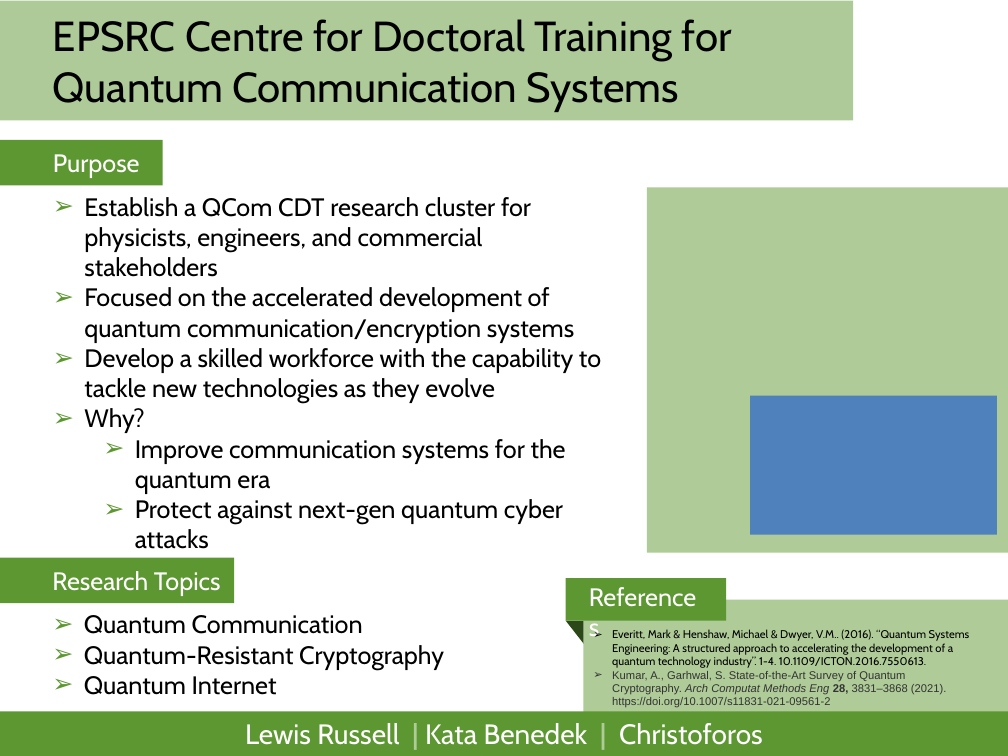
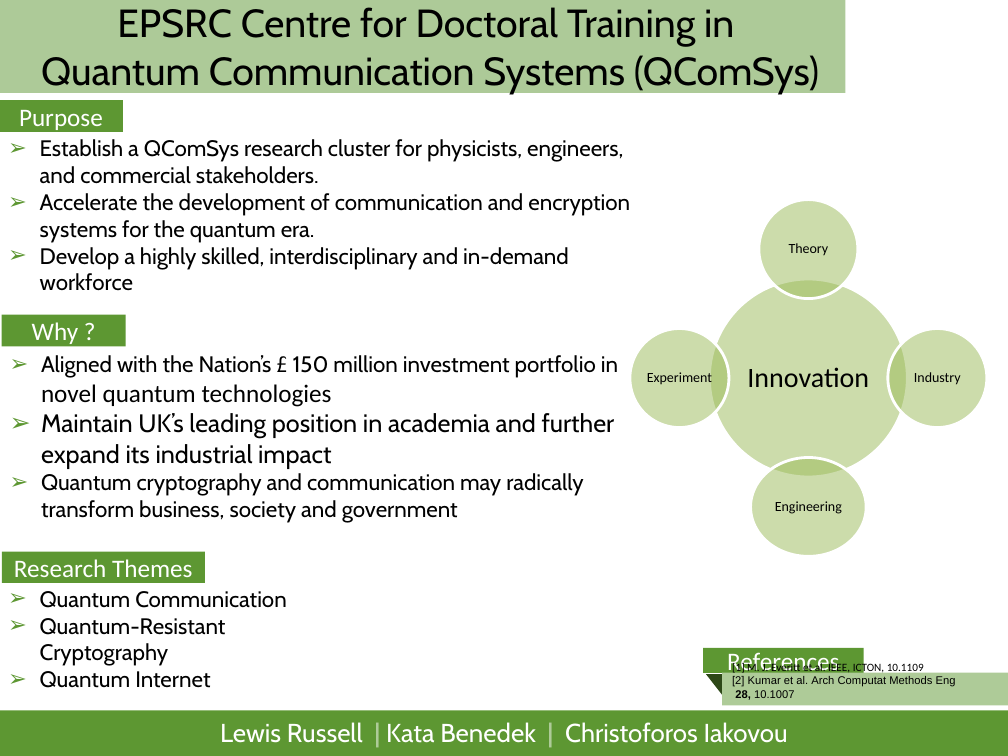
Before and after one commit to lrussell676/PH551_Group_Files, a slide deck: slide 1 of One_Slide_Talk.pptx. Drawn at 1008x756 pixels with LibreOffice and Linux fonts; fonts in the diff are those of the drawing; background and template pictures are left out. Boxes give left, top, right and bottom in pixels: in the first picture for what was removed or moved away, otherwise in the second. Text is boxed around its words. In the diff, an @@ line names an element or a change of style, - is before the commit and + after.

```diff
--- a/One_Slide_Talk.pptx
+++ b/One_Slide_Talk.pptx
@@ title "EPSRC Centre for Doctoral Training ..." at [41,7,819,94]: vertical alignment top to middle @@
@@ rectangle: place and size @@
-rectangle at [0,1,854,121]
+rectangle at [0,0,846,93]
@@ title at [41,7,819,94]: text changed; size 30 to 28 pt @@
-EPSRC Centre for Doctoral Training for
-Quantum Communication Systems
+EPSRC Centre for Doctoral Training in
+Quantum Communication Systems (QComSys)
@@ rectangle "Purpose": place and size @@
-rectangle "Purpose" at [0,140,162,185]
+rectangle "Purpose" at [0,100,123,131]
@@ text in rectangle at [19,110,103,130]: text added @@
+Purpose
@@ text at [40,139,630,291]: text changed; size 18 to 16 pt @@
-Purpose
-➢ Establish a QCom CDT research cluster for physicists, engineers, and commercial stakeholders
-➢ Focused on the accelerated development of quantum communication/encryption systems
-➢ Develop a skilled workforce with the capability to tackle new technologies as they evolve
-➢ Why?
-  ➢ Improve communication systems for the quantum era
-  ➢ Protect against next-gen quantum cyber attacks
+➢ Establish a QComSys research cluster for physicists, engineers, and commercial stakeholders.
+➢ Accelerate the development of communication and encryption systems for the quantum era.
+➢ Develop a highly skilled, interdisciplinary and in-demand workforce
@@ rectangle removed at [647,187,1008,552] @@
@@ rectangle added at [2,314,126,346], fill #5D9732, 18 pt, text #FFFFFF @@
+Why ?
@@ text added at [41,355,618,523], 16 pt, text #000000 @@
+➢ Aligned with the Nation’s £ 150 million investment portfolio in novel quantum technologies
+➢ Maintain UK’s leading position in academia and further expand its industrial impact
+➢ Quantum cryptography and communication may radically transform business, society and government
@@ group added at [630,200,987,556]: 5 ellipses, 5 texts @@
+Innovation
+Theory
+Industry
+Engineering
+Experiment
@@ rectangle removed at [750,396,997,535] @@
@@ text "Quantum Communication": place and size @@
-text "Quantum Communication" at [52,571,444,695]
+text "Quantum Communication" at [40,591,286,688]
@@ text "Quantum Communication" at [40,591,286,688]: size 18 to 16 pt @@
@@ rectangle "Research Themes": place and size @@
-rectangle "Research Themes" at [0,557,234,603]
+rectangle "Research Themes" at [2,551,205,583]
@@ text in rectangle at [14,559,193,577]: text added @@
+Research Themes
@@ text at [52,571,221,596]: paragraph removed @@
-Research Topics
@@ rectangle removed at [565,578,726,620] @@
@@ text removed at [612,629,970,708] @@
-➢ Everitt, Mark & Henshaw, Michael & Dwyer, V.M.. (2016). “Quantum Systems Engineering: A structured approach to accelerating the development of a quantum technology industry”. 1-4. 10.1109/ICTON.2016.7550613.
-➢ Kumar, A., Garhwal, S. State-of-the-Art Survey of Quantum Cryptography. Arch Computat Methods Eng 28, 3831–3868 (2021). https://doi.org/10.1007/s11831-021-09561-2
@@ rectangle "References": place and size @@
-rectangle "References" at [579,577,713,617]
+rectangle "References" at [704,648,864,673]
@@ rectangle "References" at [704,648,864,673]: font Cabin to Calibri; alignment left to centre; vertical alignment top to middle; fill none to #5D9732 @@
@@ triangle: place and size @@
-triangle at [565,621,585,646]
+triangle at [706,674,725,700]
@@ rectangle "[1] M. J. Everitt et ...": place and size @@
-rectangle "[1] M. J. Everitt et ..." at [584,600,1008,720]
+rectangle "[1] M. J. Everitt et ..." at [723,672,1008,706]
@@ text in rectangle at [732,662,956,700]: text added @@
+[1] M. J. Everitt et al. IEEE, ICTON, 10.1109
+[2] Kumar et al. Arch Computat Methods Eng 28, 10.1007
@@ subtitle "Lewis Russell | Kata Benedek ..." at [220,722,788,743]: size 20 to 18.5 pt @@
```
